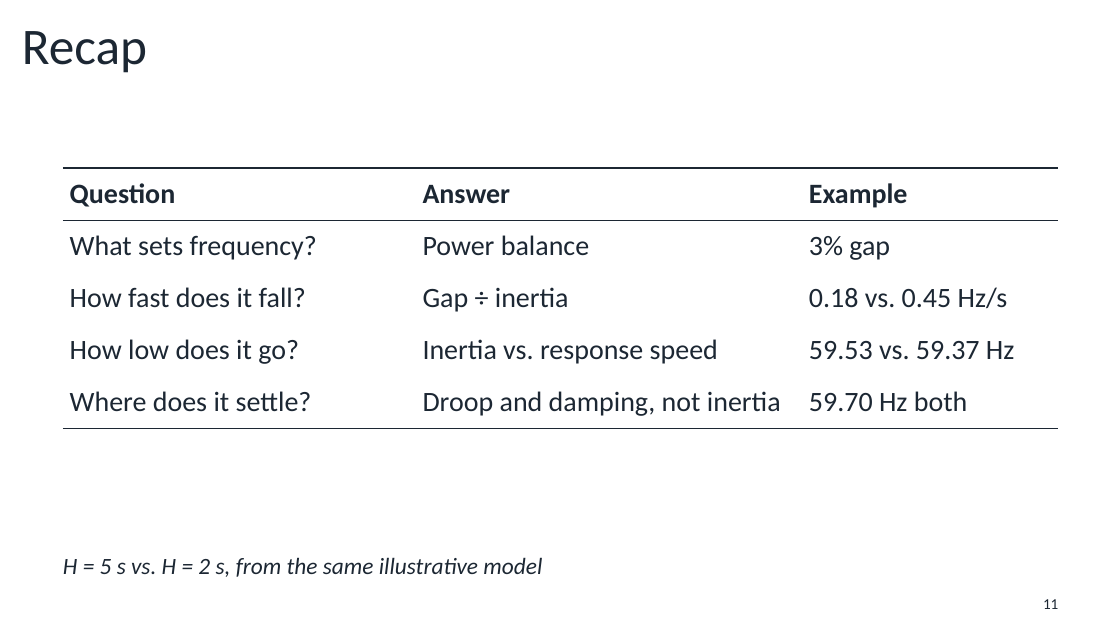
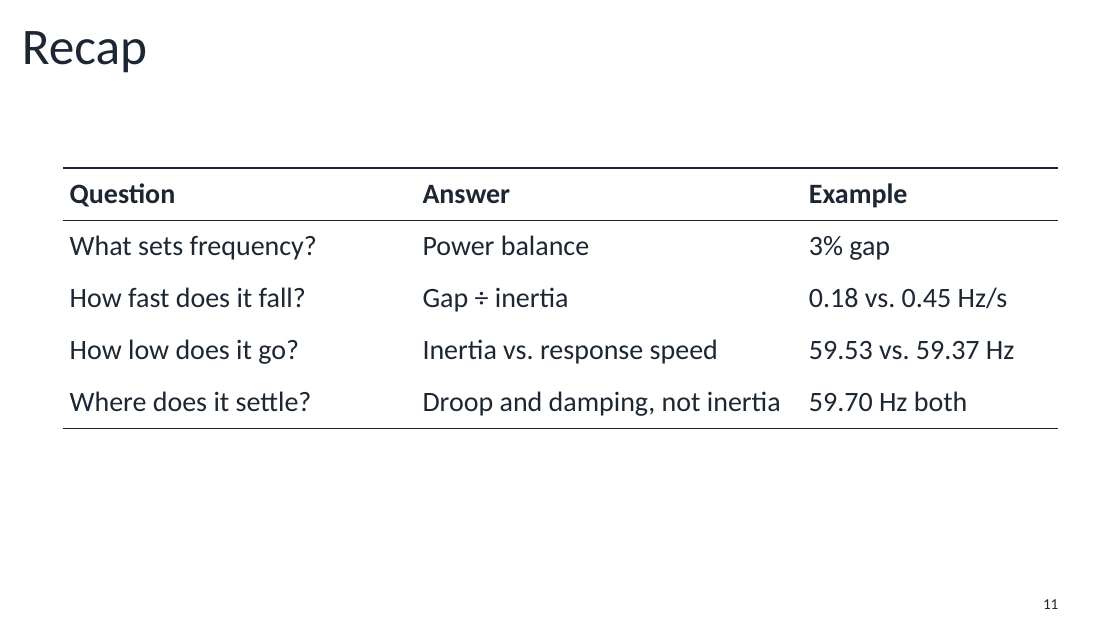
Before and after one commit to willowhughes/powerpoint, a slide deck: slide 11 of examples/grid_frequency.pptx. Drawn at 1120x630 pixels with LibreOffice and Linux fonts; fonts in the diff are those of the drawing. Boxes give left, top, right and bottom in pixels: in the first picture for what was removed or moved away, otherwise in the second. Text is boxed around its words. In the diff, an @@ line names an element or a change of style, - is before the commit and + after.

```diff
--- a/examples/grid_frequency.pptx
+++ b/examples/grid_frequency.pptx
@@ text removed at [63,557,542,577] @@
-H = 5 s vs. H = 2 s, from the same illustrative model
```
Also in this commit, not shown: 7 other slides changed, 3 other files.
